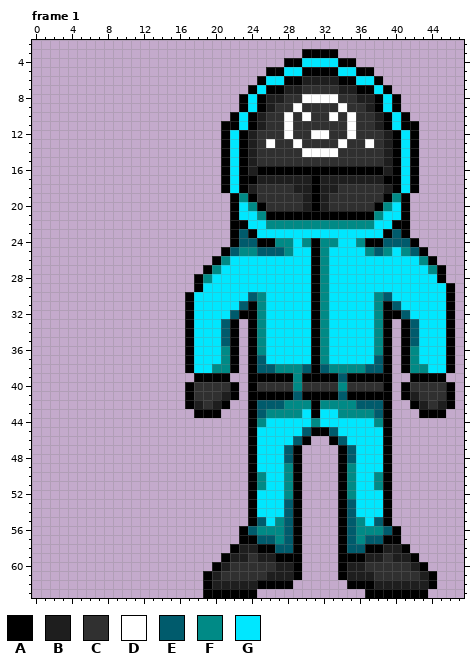
Pixel-art file -- Art Assets Source/Guard.aseprite. The first picture shows the starting point.
64x64 pixels, 1 frame. Shown: frame 1: x 0..47, y 2..63. The commit also changed other frames, which this record leaves out.
Palette (. is transparent): A #000000  B #1e1e1e  C #303030  D #ffffff  E #005b6c  F #008a86  G #00e7ff
Pixels before, frame 1 (only the part around the change), first column x 0:
18 .....................AGABCCCCB
19 ......................AFACCCCC
20 ......................AGFACCCC
21 ......................AGGFAAAA
22 ......................AAGGFFFF
23 ......................AEAGGGGG
24 ......................AEEAAFFG
25 .....................AEFFEEEFG
26 ....................AFGGGGGGGG
27 ...................AFGGGGGGGGG
28 ..................AFGGGGGGGGGG
29 ..................AGGGGGGGGGGG
30 .................AGGGGGGEFGGGG
31 .................AGGGGGEAFGGGG
32 .................AGGGGEAAFGGGG
33 .................AGGGEA.AFGGGG
34 .................AGGGEA.AFGGGG
35 .................AGGGEA.AFGGGG
36 .................AGGGFA.AFGGGG
37 .................AGGGFA.AEGGGG
38 .................AGGFFA.AEEFFF
39 ..................AAAA..AAAAAF
40 .................ACCCCA.ACCCCF
41 .................ACCCBA.AAAAAE
42 .................ABCBA..AEEEFF
43 ..................AAA...AEFFFF
44 ........................AFGGGG
45 ........................AGGGGG
46 ........................AGGGGE
47 ........................AGGGEA
48 ........................AGGGEA
49 ........................AGGGFA
50 ........................AFGGFA
51 ........................AFGGFA
52 ........................AGGGFA
53 ........................AGGGEA
54 ........................AGGGEA
55 ........................AEGFEA
56 .......................AEFFFEA
57 .......................AAEEFEA
After:
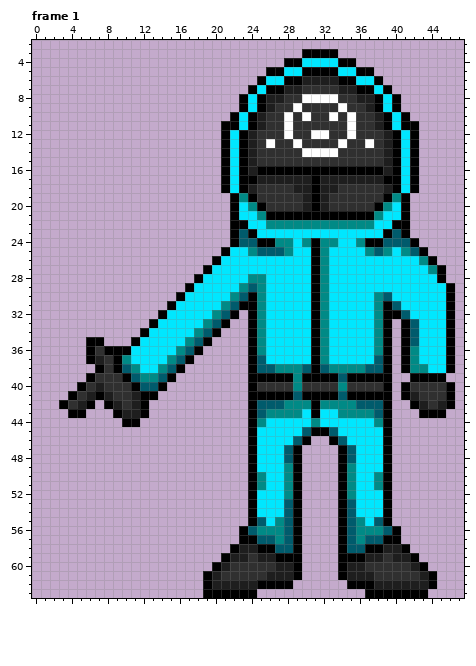
Diff:
Frame 1:
The edit adds colour A in row 29 at x 17; in row 30 at x 16; in row 31 at x 15; in row 32 at x 14; in row 33 at x 13; in row 34 at x 12.
The edit adds colour A in row 35 at x 6 to 7 and 11; in row 36 at x 6 and 8 to 10; in row 37 at x 6 and 9; in row 38 at x 7, 9 and 16; in row 39 at x 6, 10 and 15; in row 40 at x 5, 11 and 14.
The edit adds colour A in row 41 at x 4, 7 and 12 to 13; in row 42 at x 3, 6, 8 and 12; in row 43 at x 4 to 5, 9 and 12; in row 44 at x 10 to 11.
Colour E gives way to colour A in row 30 at x 24; in row 31 at x 23; in row 32 at x 22; in row 33 at x 21.
Colour G gives way to colour A in row 34 at x 20; in row 35 at x 19; in row 36 at x 18.
The edit adds colour B in row 37 at x 7; in row 40 at x 7; in row 41 at x 6, 8 and 11; in row 42 at x 5, 9 and 11; in row 43 at x 10 to 11.
The edit adds colour C in row 36 at x 7; in rows 37 to 38 at x 8; in row 39 at x 7 to 9; in row 40 at x 6 and 8 to 10; in row 41 at x 5 and 9 to 10; in row 42 at x 4 and 10.
The edit adds colour E in row 37 at x 16; in row 38 at x 10 and 15; in row 39 at x 11 and 14; in row 40 at x 12 to 13.
Colour A gives way to colour E in row 36 at x 17.
Colour G gives way to colour E in row 29 at x 24; in row 30 at x 23; in row 31 at x 22; in row 32 at x 21; in row 33 at x 20; in row 34 at x 19.
Colour G gives way to colour E in row 35 at x 18.
The edit adds colour F in row 36 at x 16; in row 37 at x 10 and 15; in row 38 at x 11 and 14; in row 39 at x 12 to 13.
Colour A gives way to colour F in row 35 at x 17.
Colour G gives way to colour F in row 28 at x 24 to 25; in row 29 at x 23 and 25; in row 30 at x 22; in row 31 at x 21; in row 32 at x 20; in row 33 at x 19.
Colour G gives way to colour F in row 34 at x 18.
The edit adds colour G in row 31 at x 16; in row 32 at x 15 to 16; in row 33 at x 14 to 16; in row 34 at x 13 to 16; in row 35 at x 12 to 16; in row 36 at x 11 to 15.
The edit adds colour G in row 37 at x 11 to 14; in row 38 at x 12 to 13.
Colour A gives way to colour G in row 29 at x 18; in rows 30 to 34 at x 17.
Colour E gives way to colour G in row 25 at x 22.
Colour F gives way to colour G in row 25 at x 23; in row 26 at x 21; in row 27 at x 20; in row 28 at x 19.
The edit erases colour A in row 32 at x 23; in rows 33 to 37 at x 22; in row 38 at x 17 and 22; in row 39 at x 18 to 21; in rows 40 to 41 at x 17 and 22; in row 42 at x 17 and 21.
The edit erases colour A in row 43 at x 18 to 20.
The edit erases colour B in row 41 at x 21; in row 42 at x 18 and 20.
The edit erases colour C in row 40 at x 18 to 21; in row 41 at x 18 to 20; in row 42 at x 19.
The edit erases colour E in rows 34 to 35 at x 21.
The edit erases colour F in rows 36 to 37 at x 21; in row 38 at x 20 to 21.
The edit erases colour G in row 35 at x 20; in row 36 at x 19 to 20; in row 37 at x 18 to 20; in row 38 at x 18 to 19.
Boxes around the changes in both pictures, in picture pixels (x1, y1, x2, y2):
changed: (59, 247, 266, 427)
